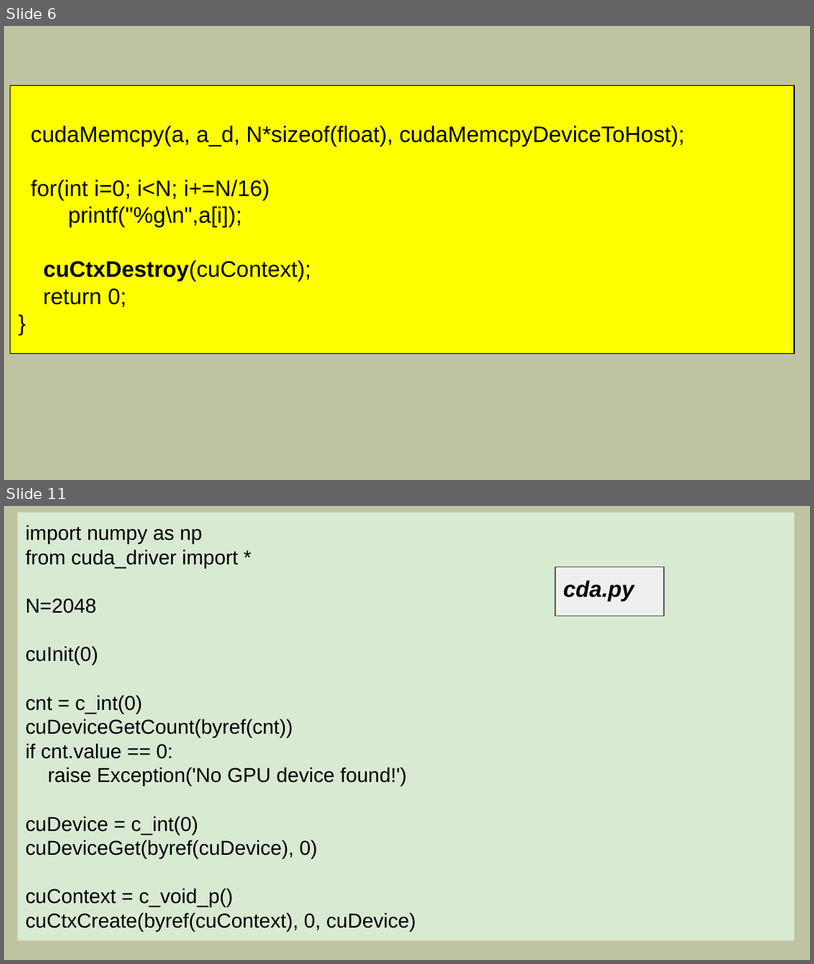
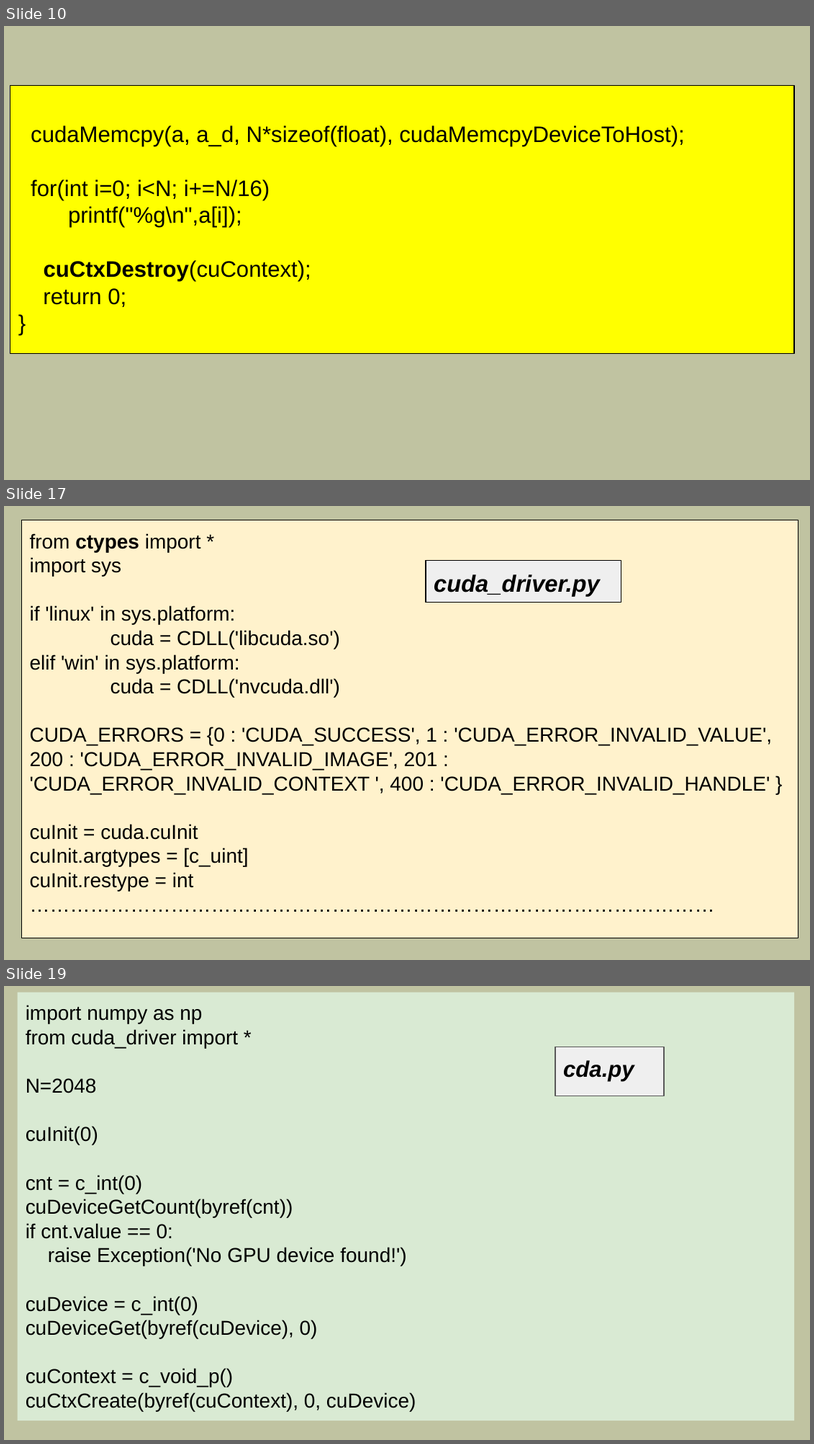
Before and after one commit to mlkv52/sibsutis_cuda_bachelors-2025, a slide deck: Лекции/pptx/Лекция9-ПГП-2025.pptx. Shown one above the other, each under a label of ours: slides 6 and 11 before the commit, slides 10, 17 and 19 after it; the slides between them are not shown. The pictures are 814x964 and 814x1444 pixels, drawn with LibreOffice and Linux fonts; fonts in the diff are those of the drawing. Boxes give left, top, right and bottom in pixels: in the first picture for what was removed or moved away, otherwise in the second. Text is boxed around its words. In the diff, an @@ line names an element or a change of style, - is before the commit and + after.

```diff
--- a/Лекции/pptx/Лекция9-ПГП-2025.pptx
+++ b/Лекции/pptx/Лекция9-ПГП-2025.pptx
@@ slide 17 added at bbox=[4, 506, 810, 960], background #C0C3A1 @@
@@ rectangle added at bbox=[22, 520, 799, 937], fill #FFF2CC, outline #000000 0.75 pt, 18 pt, text #000000 @@
+from ctypes import *
+import sys
+if 'linux' in sys.platform:
+cuda = CDLL('libcuda.so')
+elif 'win' in sys.platform:
+cuda = CDLL('nvcuda.dll')
+CUDA_ERRORS = {0 : 'CUDA_SUCCESS', 1 : 'CUDA_ERROR_INVALID_VALUE', 200 : 'CUDA_ERROR_INVALID_IMAGE', 201 : 'CUDA_ERROR_INVALID_CONTEXT ', 400 : 'CUDA_ERROR_INVALID_HANDLE' }
+cuInit = cuda.cuInit
+cuInit.argtypes = [c_uint]
+cuInit.restype = int
+…………………………………………………………………………………………
@@ rectangle added at bbox=[426, 560, 622, 602], fill #EFEFEF, outline #000000 0.75 pt, 21 pt, text #000000, bold, italic @@
+cuda_driver.py
@@ what was slide 6 is now slide 10 @@
@@ what was slide 11 is now slide 19 @@
```
Also in this commit, not shown: 4 slides changed, 9 other slides added, 2 slides removed.
